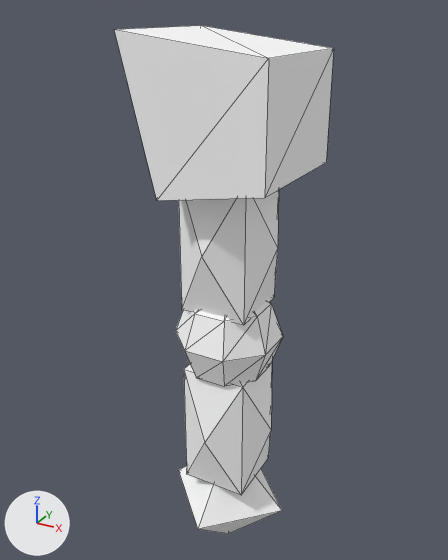
The glTF model xplat/src/main/resources/assets/plastar/plastar_models/model_a/left_arm.gltf as it was, and as the next commit left it.
Rendered twice from a 50 mm lens placed at (-0.006, -0.453, 0.827), pointed at (-0.262, 0.013, 0.594). The lights are fixed; the arrows at lower left show +X, +Y and +Z. Mesh edges are drawn as thin lines. Where no turn or scale is listed for an object, it has been applied to the vertices.

Objects in the first picture: 'elbow', 'hand', 'lower arm', 'shoulder', 'upper arm'.
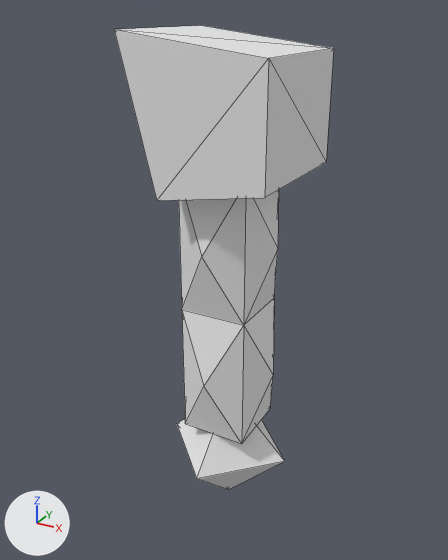
ob_leftarm is not drawn itself; it is the parent of ob_hand.

Where the newer file only moved an object's origin or applied its transform, the numbers keep the older frame.

What differs and where, as boxes [x1, y1, x2, y2] in the pictures (448 x 560 px):
'shoulder', recoloured: [114, 25, 334, 201] in both
'arm', added: after [179, 190, 279, 443]
'upper arm', deleted: before [179, 190, 279, 325]
'lower arm', deleted: before [184, 361, 272, 495]
'hand', recoloured, moved: before [179, 466, 282, 534]; after [177, 419, 285, 489]
'elbow', deleted: before [176, 301, 283, 386]

The change in detail:
Material 'Material_0' (mat_material_0) changes colour from white #ffffff to white #e7e7e7; in linear values from (1.0, 1.0, 1.0) to (0.8, 0.8, 0.8).
Mesh me_mesh_1_1 is new.
It has 20 vertices, 36 faces and spans x -0.047..0.047, y -0.047..0.047, z -0.125..0.125.
It uses material mat_material_0 (white #e7e7e7).
Object 'leftarm' (ob_leftarm) moves from (-0.188, 0.0, 0.75) to (-0.312, 0.0, 0.75).
Object 'lower arm' (ob_lower_arm) is deleted.
Object 'upper arm' (ob_upper_arm) is deleted.
Object 'hand' (ob_hand) moves from (-0.0625, 0.0, -0.453) to (0.0625, 0.0, -0.391).
Object 'elbow' (ob_elbow) is deleted.
Object 'arm' (ob_arm) is new; it shows me_mesh_1_1.
Its location is (-0.25, 0.0, 0.5781).
